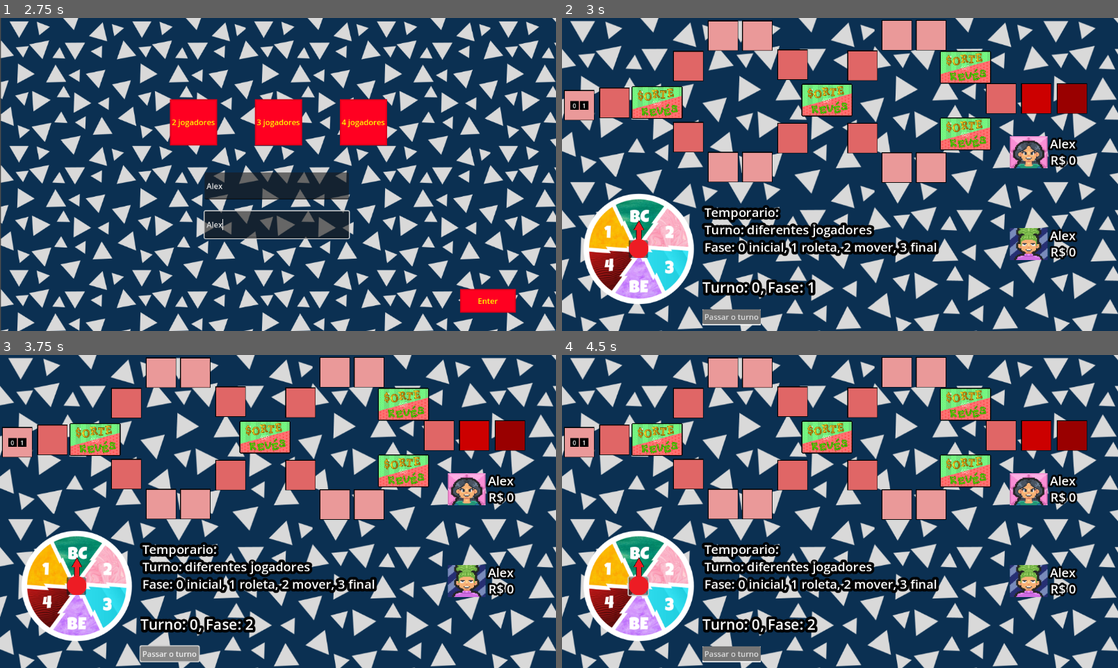
Above: before the commit, frames 1-4 (two rows, left to right).
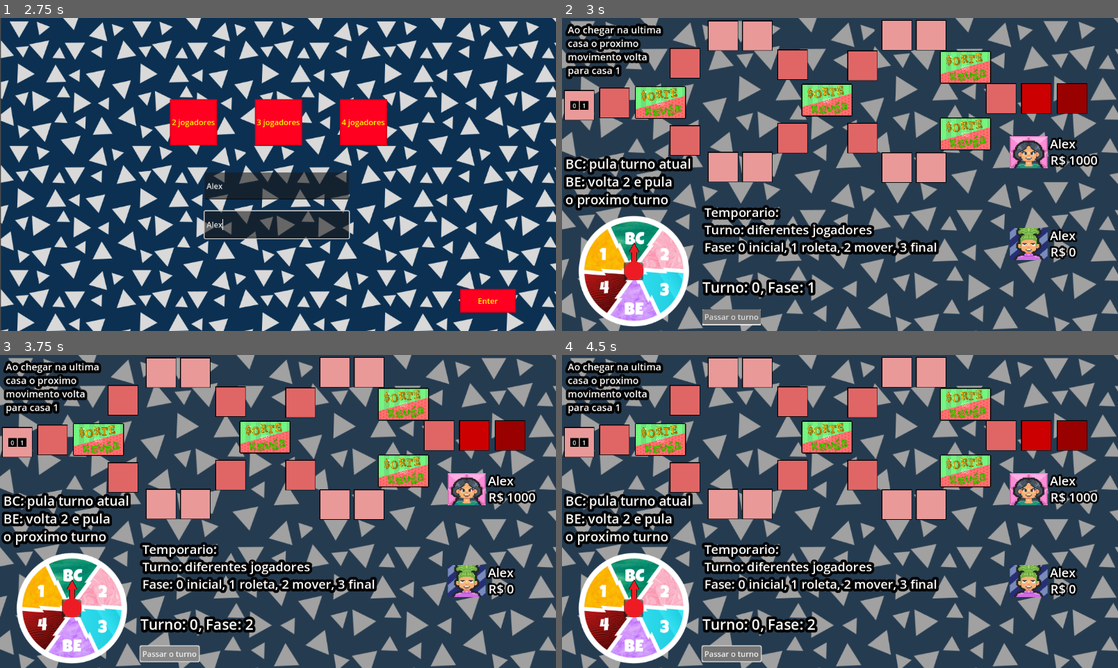
Above: after the commit, the same moments.

Repository: walo2/GameDev_ProjetoGeo
Game: Godot game, scene res://menu.tscn
Same seed, same stepped clock (60 frames per second), same inputs: the game is played once before the commit and once after it.
Inputs (mouse positions are in pixels of both pictures, inside the frame that each line leads up to):
- Up to frame 1 (2.75 s): click "INICIAR" at 0.5 s; click "2 jogadores" at 1.25 s; click (278, 187) at 2.02 s; type "Alex" at 2.1 s; click (278, 224) at 2.25 s; type "Alex" at 2.33 s
- Up to frame 2 (3 s): click "Enter" at 2.75 s
- Up to frame 3 (3.75 s): click "Passar o turno" at 3.5 s
- Up to frame 4 (4.5 s): click (639, 586) at 4.27 s

Frame 1 is identical in both runs. In frame 2, 76% of the frame differs, in the area x 0-100%, y 0-100%; in frame 3, 75%; in frame 4, 76%.

Commit message:
Atualizada a roleta, adicionado BC e BE e integrado Controlador ao global_data

Diff:
--- a/Kapitalistik/TempPassTurn.gd
+++ b/Kapitalistik/TempPassTurn.gd
@@ -9,10 +9,10 @@
 
 # Called every frame. 'delta' is the elapsed time since the previous frame.
 func _process(delta):
-	texto.text = "Turno: " + str(Controlador.playerTurn) + ", Fase: " + str(Controlador.fase)
+	texto.text = "Turno: " + str(GlobalData.playerTurn) + ", Fase: " + str(GlobalData.fase)
 	pass
 
 
 func _on_button_pressed():
-	Controlador.proximaFase()
+	GlobalData.proximaFase()
 	pass # Replace with function body.
--- a/Kapitalistik/Tiles/tile_basic.gd
+++ b/Kapitalistik/Tiles/tile_basic.gd
@@ -5,6 +5,7 @@
 var iniciou = false
 var playersOnTile = []
 var tileCerto = false
+var tileAlvo = 0
 
 @onready var sorteOuReves = load("res://Imgs/sorteOuReves.png")
 @onready var sprite = $Sprite2D
@@ -18,7 +19,7 @@
 # Called when the node enters the scene tree for the first time.
 func _ready():
 	if idNumero == 1:
-		Controlador.TileInicial = self
+		GlobalData.TileInicial = self
 	bdColor.color = colorTile
 	if idNumero == 3 or idNumero == 8 or idNumero == 12:
 		sprite.texture = sorteOuReves
@@ -31,7 +32,7 @@
 func _process(delta):
 	playersPosition()
 	if mouseReleaseObject == true and playerObject != null:
-		if playerObject.posicaoAtual + Controlador.numeroSorteado != idNumero:
+		if tileAlvo != idNumero:
 			playerObject.newPosition(playerObject.posicaoInicial.x, playerObject.posicaoInicial.y)
 			playerObject = null
 		if tileCerto == true:
@@ -42,7 +43,7 @@
 			elif(idNumero == 2):
 				Action.t2_forca_de_trabalho(playerObject.playerId)
 			elif(idNumero == 3 || idNumero == 8 || idNumero == 12):
-				Action.t_sorte_ou_reves(playerObject.playerId, Controlador.numeroSorteado)
+				Action.t_sorte_ou_reves(playerObject.playerId, GlobalData.numeroSorteado)
 			elif(idNumero == 4):
 				Action.t4_comprar_casa(playerObject.playerId)
 			elif(idNumero == 5):
@@ -64,7 +65,7 @@
 			elif(idNumero == 15):
 				Action.t15_ferias(playerObject.playerId)
 			playerObject = null
-			Controlador.proximaFase()
+			GlobalData.proximaFase()
 			tileCerto = false
 	pass
 
@@ -102,10 +103,20 @@
 	playersPosition()
 
 func _on_area_2d_area_shape_entered(area_rid, area, area_shape_index, local_shape_index):
-	if Controlador.fase == 2:
+	if GlobalData.fase == 2:
 		var player = area.get_parent()
 		playerObject = player
-		if player.posicaoAtual + Controlador.numeroSorteado == idNumero:
+
+		if player.posicaoAtual == 15:
+			tileAlvo = 1
+		elif player.posicaoAtual + GlobalData.numeroSorteado < 1:
+			tileAlvo = 1
+		elif player.posicaoAtual + GlobalData.numeroSorteado > 15:
+			tileAlvo = 15
+		else:
+			tileAlvo = player.posicaoAtual + GlobalData.numeroSorteado
+
+		if tileAlvo == idNumero:
 			playersOnTile.append(player)
 			tileCerto = true
 		elif player.posicaoAtual == idNumero:
--- a/Kapitalistik/Tiles/tile_map.gd
+++ b/Kapitalistik/Tiles/tile_map.gd
@@ -7,6 +7,7 @@
 # Called when the node enters the scene tree for the first time.
 func _ready():
 	instantiate_players()
+	Action.t1_inicio()
 	pass # Replace with function body.
 
 
--- a/Kapitalistik/Tiles/tile_map.tscn
+++ b/Kapitalistik/Tiles/tile_map.tscn
@@ -24,12 +24,12 @@
 idNumero = 2
 
 [node name="Tile 03" parent="Tiles" instance=ExtResource("2_pbm8h")]
-position = Vector2(197, 175)
+position = Vector2(204, 175)
 colorTile = Color(1, 0, 0, 1)
 idNumero = 3
 
 [node name="Tile 04D" parent="Tiles" instance=ExtResource("2_pbm8h")]
-position = Vector2(262, 100)
+position = Vector2(255, 94)
 colorTile = Color(0.878431, 0.4, 0.4, 1)
 idNumero = 4
 
@@ -49,7 +49,7 @@
 idNumero = 7
 
 [node name="Tile 04F" parent="Tiles" instance=ExtResource("2_pbm8h")]
-position = Vector2(262, 247)
+position = Vector2(255, 254)
 colorTile = Color(0.878431, 0.4, 0.4, 1)
 idNumero = 4
 
@@ -156,7 +156,7 @@
 theme_override_constants/shadow_outline_size = 2
 theme_override_constants/outline_size = 22
 theme_override_font_sizes/normal_font_size = 30
-text = " Turno: 0, Fase: 1"
+text = "  Turno: 0, Fase: 1"
 
 [node name="TextEdit2" type="RichTextLabel" parent="TempPassTurn"]
 offset_left = -3.0
@@ -179,13 +179,46 @@
 position = Vector2(607, 474)
 
 [node name="Roleta2" parent="." instance=ExtResource("6_537qa")]
-position = Vector2(159, 477)
+position = Vector2(149, 523)
 
 [node name="Fundo" type="Sprite2D" parent="."]
+modulate = Color(1, 1, 1, 0.6)
 z_index = -2
 position = Vector2(576, 329.5)
 scale = Vector2(1.00868, 1.03241)
 texture = ExtResource("7_11wgl")
 metadata/_edit_lock_ = true
 
+[node name="TextEdit" type="RichTextLabel" parent="."]
+offset_top = 283.0
+offset_right = 277.0
+offset_bottom = 422.0
+theme_override_colors/default_color = Color(1, 1, 1, 1)
+theme_override_colors/font_shadow_color = Color(0, 0, 0, 1)
+theme_override_colors/font_outline_color = Color(0, 0, 0, 1)
+theme_override_constants/shadow_offset_y = 2
+theme_override_constants/shadow_outline_size = 2
+theme_override_constants/outline_size = 22
+theme_override_font_sizes/normal_font_size = 27
+text = " BC: pula turno atual
+ BE: volta 2 e pula
+ o proximo turno"
+
+[node name="TextEdit2" type="RichTextLabel" parent="."]
+offset_left = 7.0
+offset_top = 10.0
+offset_right = 223.0
+offset_bottom = 149.0
+theme_override_colors/default_color = Color(1, 1, 1, 1)
+theme_override_colors/font_shadow_color = Color(0, 0, 0, 1)
+theme_override_colors/font_outline_color = Color(0, 0, 0, 1)
+theme_override_constants/shadow_offset_y = 2
+theme_override_constants/shadow_outline_size = 2
+theme_override_constants/outline_size = 22
+theme_override_font_sizes/normal_font_size = 20
+text = " Ao chegar na ultima
+ casa o proximo
+ movimento volta
+ para casa 1"
+
 [connection signal="pressed" from="TempPassTurn/Button" to="TempPassTurn" method="_on_button_pressed"]
--- a/Kapitalistik/action.gd
+++ b/Kapitalistik/action.gd
@@ -8,7 +8,8 @@
 	if (GlobalData.flag_caminho == false):
 		var players = []
 		players.resize(GlobalData.num_players)
-		players.fill(0)
+		for i in players.size():
+			players[i] = i
 		players.shuffle()
 
 		for i in players.size():
--- a/Kapitalistik/player_temp.gd
+++ b/Kapitalistik/player_temp.gd
@@ -16,7 +16,7 @@
 func _ready():
 	get_node("ColorPlayer").color = colorPlayer
 	get_node("Label").text = str(playerId)
-	Controlador.TileInicial.inicioJogo(self)
+	GlobalData.TileInicial.inicioJogo(self)
 	posicaoInicial = position
 	pass # Replace with function body.
 
@@ -28,7 +28,7 @@
 	pass
 
 func _on_button_button_down():
-	if Controlador.playerTurn == playerId and Controlador.fase == 2:
+	if GlobalData.playerTurn == playerId and GlobalData.fase == 2:
 		posicaoInicial = position
 		drag = true
 		offset = get_global_mouse_position() - global_position
--- a/Kapitalistik/project.godot
+++ b/Kapitalistik/project.godot
@@ -17,7 +17,6 @@
 
 [autoload]
 
-Controlador="*res://Controlador.gd"
 GlobalData="*res://singleton/global_data.gd"
 Action="*res://action.gd"
 
--- a/Kapitalistik/roleta_2.gd
+++ b/Kapitalistik/roleta_2.gd
@@ -45,15 +45,10 @@
 
 
 func sortearNumero():
-	if Controlador.fase == 1:
+	if GlobalData.fase == 1:
 		voltas = (1 + randi()%5)*2
 		sorteado = (randi()%6) + 1
-		if sorteado == 2:
-			pararNumero = 60
-		elif sorteado == 5:
-			pararNumero = 220
-		else:
-			pararNumero = (sorteado-1) * 60
+		pararNumero = (sorteado-1) * 60
 		parar = false
 		rodar = true
 		acelerar = true
@@ -61,8 +56,8 @@
 		meiaVoltas = int(voltas/2)
 		velocidade = 0
 
-		Controlador.proximaFase()
-		Controlador.numeroRoleta(sorteado)
+		GlobalData.proximaFase()
+		GlobalData.numeroRoleta(sorteado)
 	return sorteado
 
 
--- a/Kapitalistik/singleton/global_data.gd
+++ b/Kapitalistik/singleton/global_data.gd
@@ -8,13 +8,21 @@
 
 @export var flag_caminho = false #sinaliza que os caminhos Diamante e Ferro já foram determinados
 
+var fase = 0
+#var numPlayers = 4
+var playerTurn = 0
+var numeroSorteado = 0
+var TileInicial
+var pularTurno = []
+
 # Called when the node enters the scene tree for the first time.
 func _ready():
 	pass # Replace with function body.
 
-
 # Called every frame. 'delta' is the elapsed time since the previous frame.
 func _process(delta):
+	if fase == 0 or fase == 3:
+		proximaFase()
 	pass
 
 func set_num_players(num_players_selected):
@@ -22,3 +30,32 @@
 
 func set_player_name(player, name):
 	player_names[player] = name
+
+
+func proximaFase():
+	fase = (fase+1) % 4
+	if fase == 0:
+		fimTurno()
+	if playerTurn in pularTurno:
+		pularTurno.erase(playerTurn)
+		fimTurno()
+
+func numeroRoleta(numero):
+	if numero == 1:
+		numeroSorteado = 0
+		proximaFase()
+	elif numero == 2:
+		numeroSorteado = 2
+	elif numero == 3:
+		numeroSorteado = 3
+	elif numero == 4:
+		numeroSorteado = -2
+		pularTurno.append(playerTurn)
+	elif numero == 5:
+		numeroSorteado = 4
+	elif numero == 6:
+		numeroSorteado = 1
+
+func fimTurno():
+	playerTurn = (playerTurn+1) % num_players
+	fase = 0
--- /dev/null
+++ b/Kapitalistik/tile_basic.gdshader
@@ -0,0 +1,62 @@
+shader_type canvas_item;
+
+uniform vec4 color : source_color = vec4(1.0);
+uniform float width : hint_range(0, 10) = 1.0;
+uniform int pattern : hint_range(0, 2) = 3; // diamond, circle, square
+uniform bool inside = false;
+uniform bool add_margins = true; // only useful when inside is false
+
+void vertex() {
+	if (add_margins) {
+		VERTEX += (UV * 2.0 - 1.0) * width;
+	}
+}
+
+bool hasContraryNeighbour(vec2 uv, vec2 texture_pixel_size, sampler2D texture) {
+	for (float i = -ceil(width); i <= ceil(width); i++) {
+		float x = abs(i) > width ? width * sign(i) : i;
+		float offset;
+
+		if (pattern == 0) {
+			offset = width - abs(x);
+		} else if (pattern == 1) {
+			offset = floor(sqrt(pow(width + 0.5, 2) - x * x));
+		} else if (pattern == 2) {
+			offset = width;
+		}
+
+		for (float j = -ceil(offset); j <= ceil(offset); j++) {
+			float y = abs(j) > offset ? offset * sign(j) : j;
+			vec2 xy = uv + texture_pixel_size * vec2(x, y);
+
+			if ((xy != clamp(xy, vec2(0.0), vec2(1.0)) || texture(texture, xy).a == 0.0) == inside) {
+				return true;
+			}
+		}
+	}
+
+	return false;
+}
+
+void fragment() {
+	vec2 uv = UV;
+
+	if (add_margins) {
+		vec2 texture_pixel_size = vec2(1.0) / (vec2(1.0) / TEXTURE_PIXEL_SIZE + vec2(width * 2.0));
+
+		uv = (uv - texture_pixel_size * width) * TEXTURE_PIXEL_SIZE / texture_pixel_size;
+
+		if (uv != clamp(uv, vec2(0.0), vec2(1.0))) {
+			COLOR.a = 0.0;
+		} else {
+			COLOR = texture(TEXTURE, uv);
+		}
+	} else {
+		COLOR = texture(TEXTURE, uv);
+	}
+
+	if ((COLOR.a > 0.0) == inside && hasContraryNeighbour(uv, TEXTURE_PIXEL_SIZE, TEXTURE)) {
+		COLOR.rgb = inside ? mix(COLOR.rgb, color.rgb, color.a) : color.rgb;
+		COLOR.a += (1.0 - COLOR.a) * color.a;
+	}
+}
